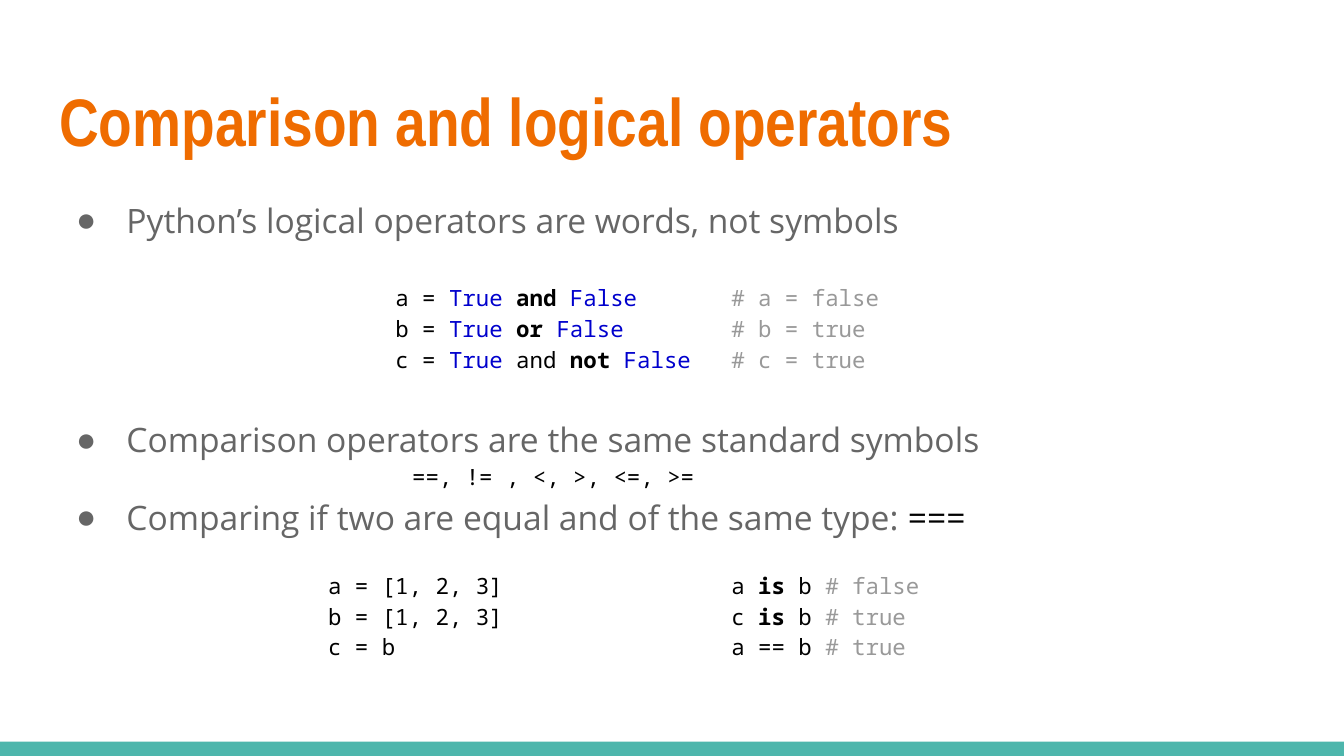
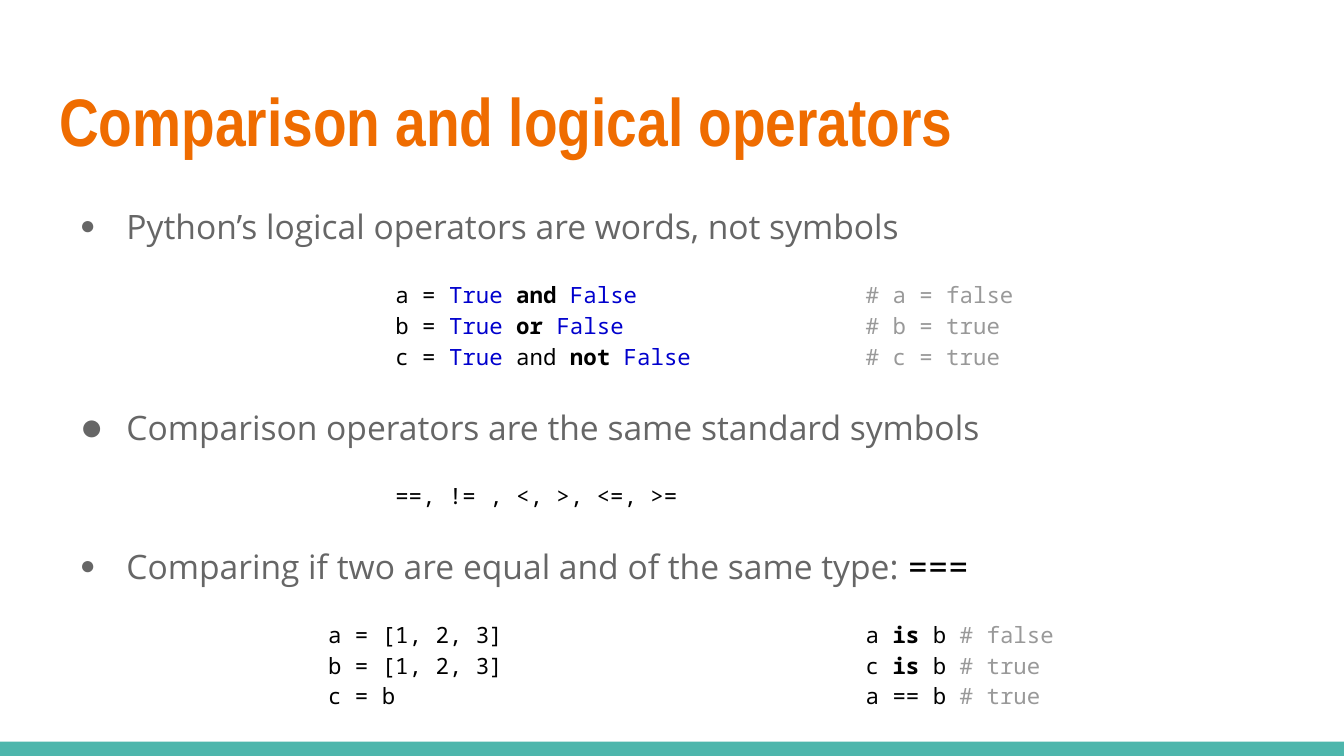
Before and after one commit to linkedin/high-school-trainee, a slide deck: slide 21 of Week_4/Lectures/4.1_Python.pptx (slide 17 before the commit). Drawn at 1344x756 pixels with LibreOffice and Linux fonts; fonts in the diff are those of the drawing. Boxes give left, top, right and bottom in pixels: in the first picture for what was removed or moved away, otherwise in the second. Text is boxed around its words. In the diff, an @@ line names an element or a change of style, - is before the commit and + after.

```diff
--- a/Week_4/Lectures/4.1_Python.pptx
+++ b/Week_4/Lectures/4.1_Python.pptx
@@ text at [126,213,980,587]: font Open Sans to Noto Sans Mono in "==="; indent changed; line spacing 1 to 1.15 @@
```
Also in this commit, not shown: 4 other slides changed, 4 slides added, 5 other files.
